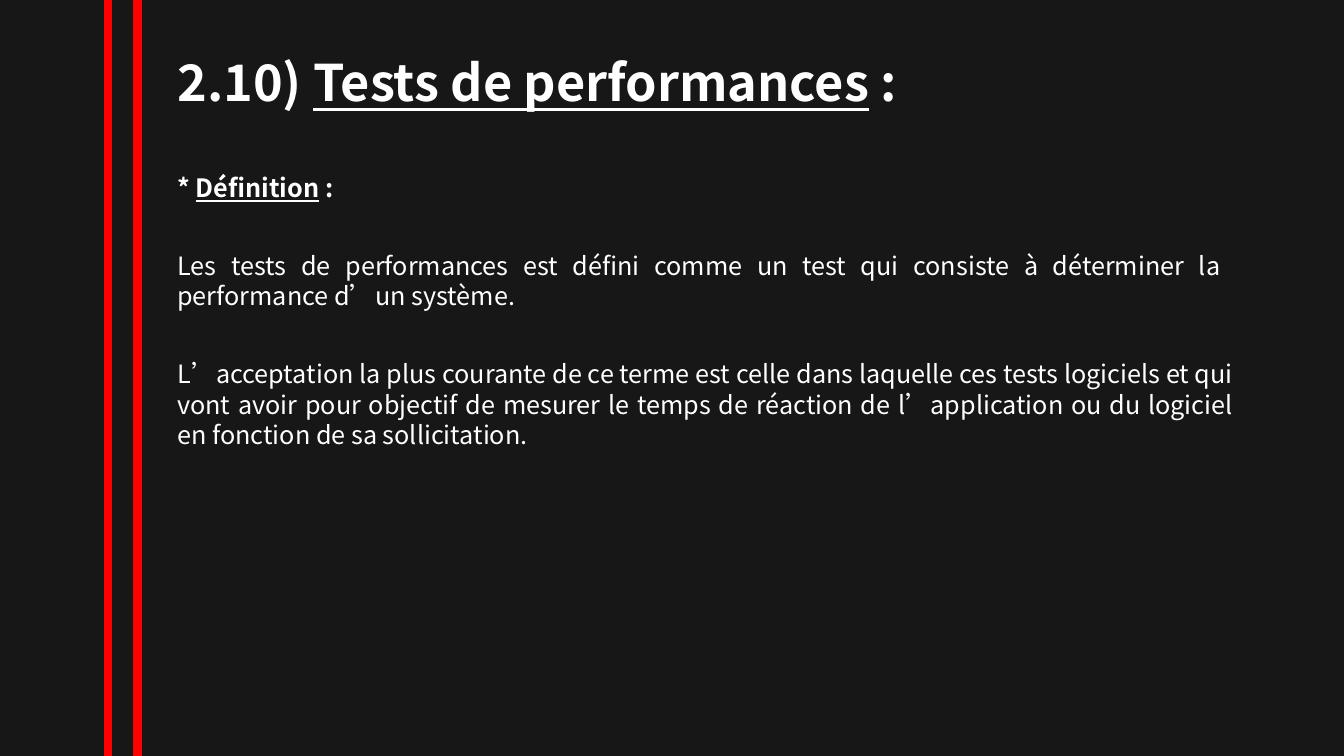
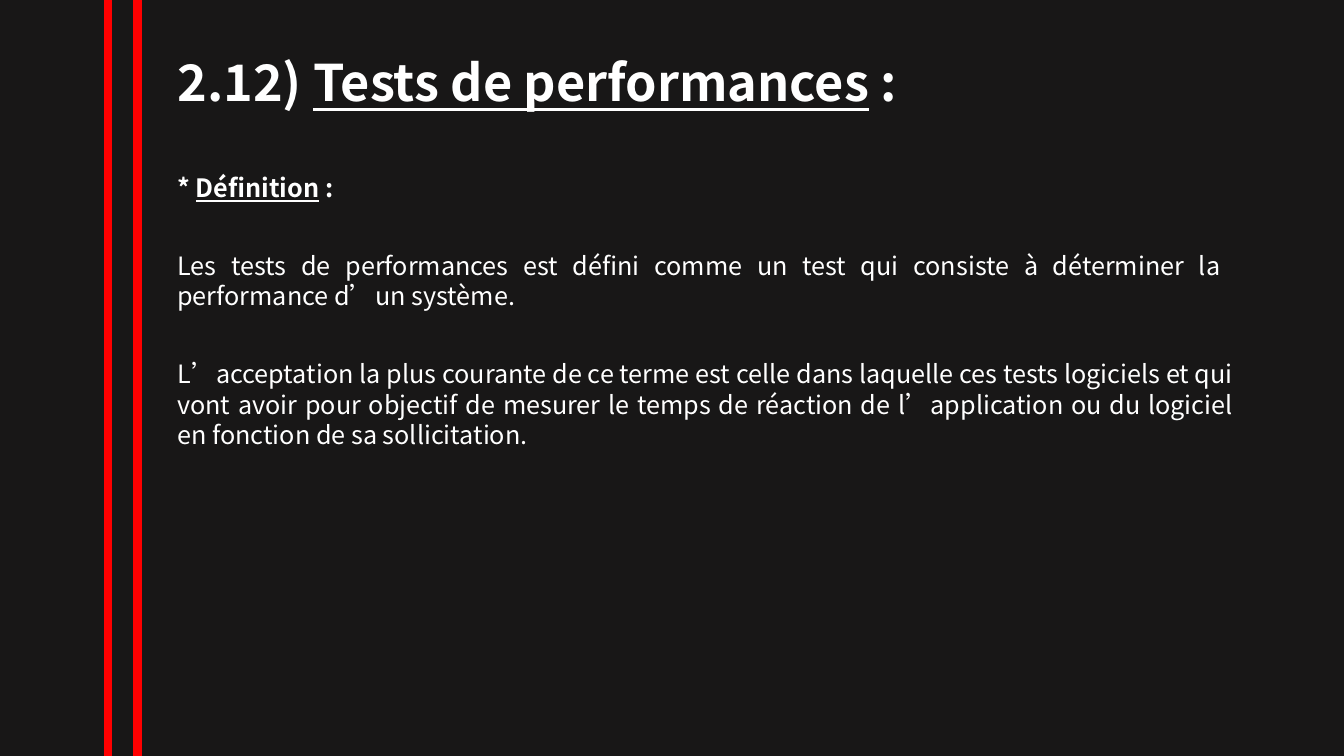
Before and after one commit to NesrineZitouni11/nesrine_zitouni, a slide deck: slide 23 of TRAVAUX/powerpointRevisionISTQB.pptx (slide 19 before the commit). Drawn at 1344x756 pixels with LibreOffice and Linux fonts; fonts in the diff are those of the drawing. Boxes give left, top, right and bottom in pixels: in the first picture for what was removed or moved away, otherwise in the second. Text is boxed around its words. In the diff, an @@ line names an element or a change of style, - is before the commit and + after.

```diff
--- a/TRAVAUX/powerpointRevisionISTQB.pptx
+++ b/TRAVAUX/powerpointRevisionISTQB.pptx
@@ text at box(177, 59, 869, 112): text changed @@
-2.10) Tests de performances :
+2.12) Tests de performances :
```
Also in this commit, not shown: 9 slides added, 1 slide removed.
